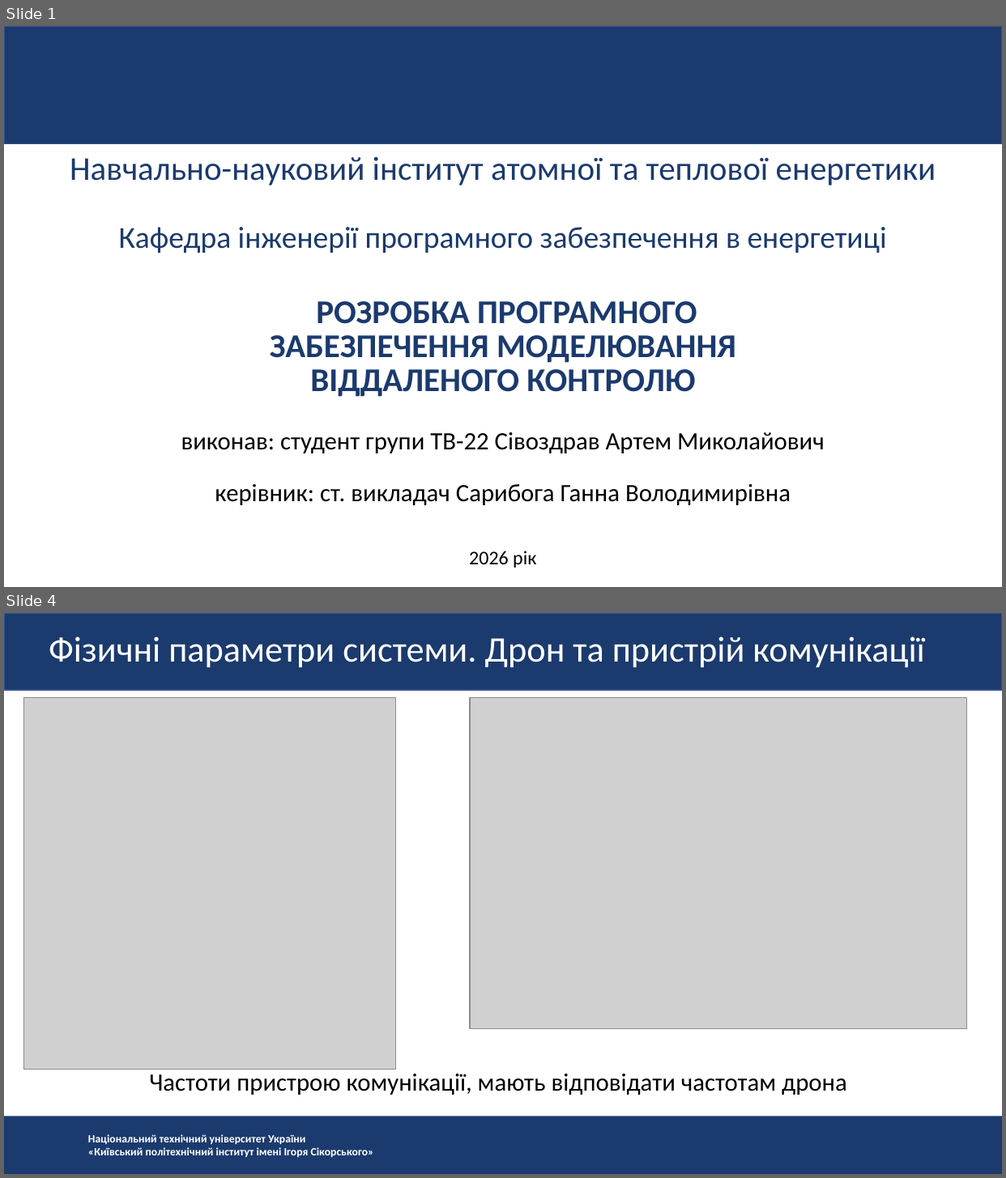
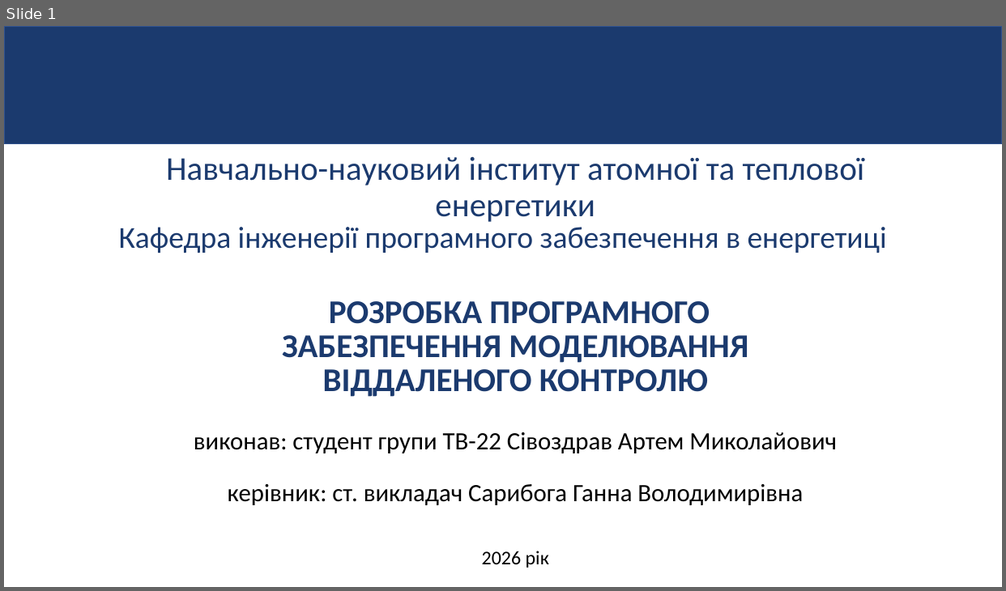
Before and after one commit to ArtemSivozdraw/diplom, a slide deck: Презентація на захист ПП Сівоздрав.pptx. Shown one above the other, each under a label of ours: slides 1 and 4 before the commit, slide 1 after it; the slides between them are not shown. The pictures are 1006x1178 and 1006x591 pixels, drawn with LibreOffice and Linux fonts; fonts in the diff are those of the drawing; grey boxes stand for pictures; background and template pictures are left out. Boxes give left, top, right and bottom in pixels: in the first picture for what was removed or moved away, otherwise in the second. Text is boxed around its words. In the diff, an @@ line names an element or a change of style, - is before the commit and + after.

```diff
--- a/Презентація на захист ПП Сівоздрав.pptx
+++ b/Презентація на захист ПП Сівоздрав.pptx
@@ slide 4 removed at box(4, 613, 1002, 1174), background #FFFFFF @@
@@ rectangle removed at box(4, 613, 1002, 690) @@
@@ text removed at box(49, 636, 924, 668) @@
-Фізичні параметри системи. Дрон та пристрій комунікації
@@ picture removed at box(24, 698, 396, 1070) @@
@@ picture removed at box(470, 698, 967, 1029) @@
@@ text removed at box(149, 1074, 847, 1095) @@
-Частоти пристрою комунікації, мають відповідати частотам дрона
@@ rectangle removed at box(4, 1116, 1002, 1174) @@
@@ text removed at box(88, 1135, 374, 1157) @@
-Національний технічний університет України
-«Київський політехнічний інститут імені Ігоря Сікорського»
@@ slide 1 changed as well @@
@@ less space between paragraphs in 6 elements at box(194, 433, 837, 454), box(228, 484, 803, 506), box(282, 301, 748, 397), box(482, 551, 549, 568), box(166, 156, 865, 222), box(119, 227, 887, 253) @@
```
Also in this commit, not shown: 1 other slide changed, 14 slides added, 7 other slides removed.
